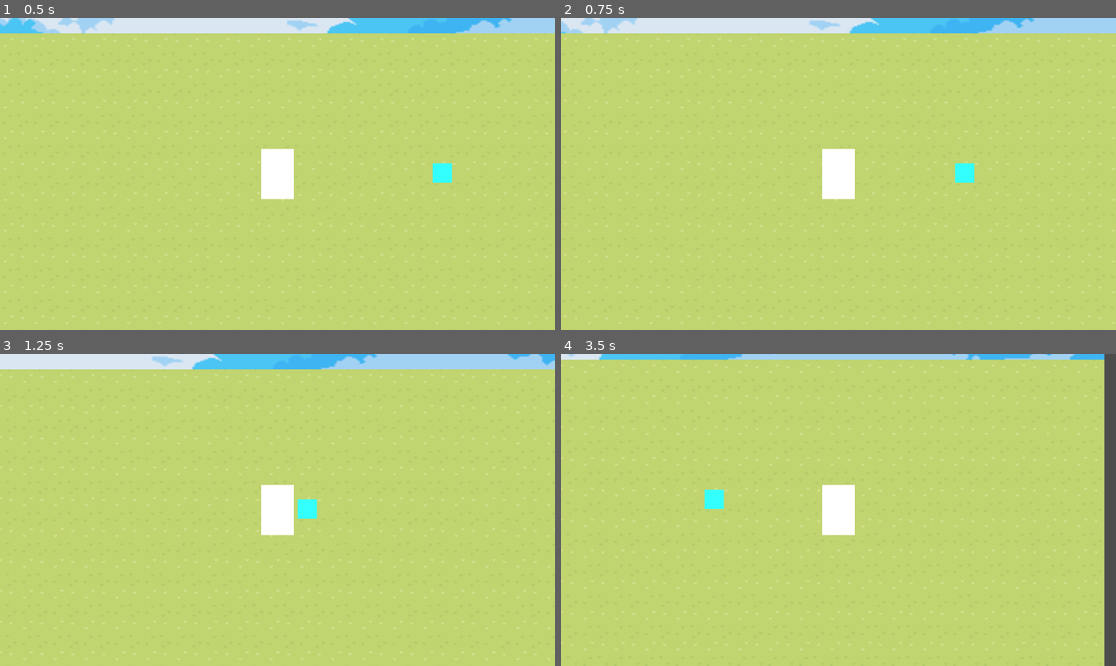
Above: before the commit, frames 1-4 (two rows, left to right).
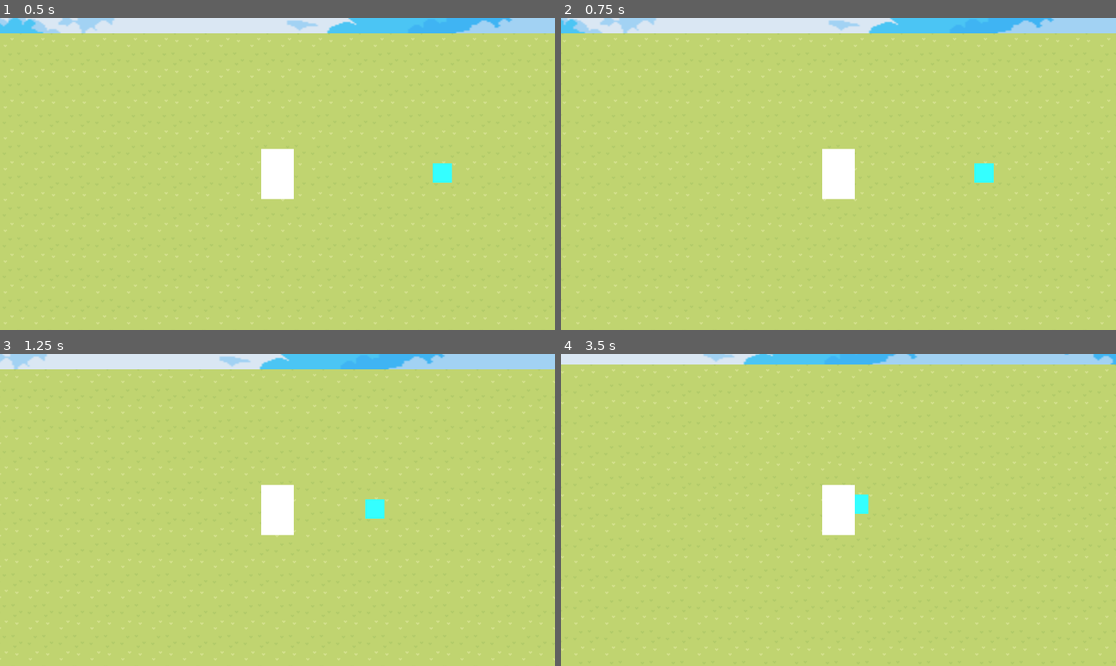
Above: after the commit, the same moments.

Repository: Johncakes/Project-J-J
Game: Godot game, scene res://Scenes/Main.tscn
Same seed, same stepped clock (60 frames per second), same inputs: the game is played once before the commit and once after it.
Inputs:
- Up to frame 1 (0.5 s): no input
- Up to frame 2 (0.75 s): tap Enter at 0.5 s; hold Right (ui_right) from 0.53 s (still down)
- Up to frame 3 (1.25 s): keep holding Right (ui_right)
- Up to frame 4 (3.5 s): release Right (ui_right) at 1.28 s; hold Down (ui_down) 1.28-2.03 s; hold Right (ui_right) 2.03-2.78 s; hold Up (ui_up) from 2.78 s (still down)

Frame 1 is identical in both runs. In frame 2, 3.0% of the frame differs, in the area x 0-100%, y 0-99%; in frame 3, 3.7%; in frame 4, 6.9%, in the area x 0-100%, y 0-100%.

Commit message:
time mechanic

Diff:
--- a/Characters/Player/player_controller.gd
+++ b/Characters/Player/player_controller.gd
@@ -1,19 +1,18 @@
 extends CharacterBody2D
 
-@export var speed: float = 200.0
+const SPEED = 100
 
-func _physics_process(delta: float) -> void:
-    # Move the character based on input
-    var input_vector = Vector2.ZERO
-    if Input.is_action_pressed("ui_right"):
-        input_vector.x += 1
-    if Input.is_action_pressed("ui_left"):
-        input_vector.x -= 1
-    if Input.is_action_pressed("ui_down"):
-        input_vector.y += 1
-    if Input.is_action_pressed("ui_up"):
-        input_vector.y -= 1
+func _physics_process(delta):
+	var direction = Vector2.ZERO
 
-    input_vector = input_vector.normalized()
-    velocity = input_vector * speed
-    move_and_slide();
+	if Input.is_action_pressed("ui_right"):
+		direction.x += 1
+	if Input.is_action_pressed("ui_left"):
+		direction.x -= 1
+	if Input.is_action_pressed("ui_down"):
+		direction.y += 1
+	if Input.is_action_pressed("ui_up"):
+		direction.y -= 1
+
+	velocity = direction.normalized() * SPEED
+	move_and_slide()
--- a/Scenes/Main.tscn
+++ b/Scenes/Main.tscn
@@ -7,6 +7,7 @@
 [ext_resource type="Texture2D" uid="uid://bt77dfbt8cutq" path="res://Sprites/Clouds 1/2.png" id="5_jw32o"]
 [ext_resource type="Texture2D" uid="uid://4j8xhiklaagy" path="res://Sprites/Clouds 1/4.png" id="6_50glp"]
 [ext_resource type="Script" uid="uid://b32lmesdjxwwl" path="res://Scenes/camera.gd" id="7_jw32o"]
+[ext_resource type="Script" uid="uid://da8sdvjnb3hia" path="res://Scenes/time_mechanic.gd" id="8_50glp"]
 
 [sub_resource type="CanvasTexture" id="CanvasTexture_kln2b"]
 
@@ -58,4 +59,7 @@
 zoom = Vector2(2, 2)
 script = ExtResource("7_jw32o")
 
+[node name="Time mechanic" type="Node" parent="."]
+script = ExtResource("8_50glp")
+
 [connection signal="body_entered" from="SceneTransition" to="SceneTransition" method="_on_body_entered"]
--- /dev/null
+++ b/Scenes/time_mechanic.gd
@@ -0,0 +1,41 @@
+extends Node
+
+# === TIME PHASES ===
+var time_phases = ["Morning", "Afternoon", "Evening", "Night"]
+var current_phase_index = 0
+var time_of_day = time_phases[current_phase_index]
+
+# === DAY AND SEASON ===
+var current_day = 1
+var days_per_season = 10
+var season_order = ["Spring", "Summer", "Fall", "Winter"]
+var current_season = season_order[0]
+
+# === TIME CONFIG ===
+var phase_duration = 5.0  # Seconds per phase
+var phase_timer = 0.0
+
+func _ready():
+	# Print the initial state as soon as the game starts
+	print("Day %d - %s (%s)" % [current_day, time_of_day, current_season])
+
+func _process(delta):
+	phase_timer += delta
+	if phase_timer >= phase_duration:
+		advance_time_phase()
+		phase_timer = 0.0
+
+func advance_time_phase():
+	current_phase_index += 1
+
+	if current_phase_index >= time_phases.size():
+		current_phase_index = 0
+		current_day += 1
+		update_season()
+
+	time_of_day = time_phases[current_phase_index]
+	print("Day %d - %s (%s)" % [current_day, time_of_day, current_season])
+
+func update_season():
+	var season_index = int((current_day - 1) / days_per_season) % season_order.size()
+	current_season = season_order[season_index]
Not shown: 1 places in Scenes/Main.tscn that only renumber resources
Not shown, added: Scenes/time_mechanic.gd.uid
